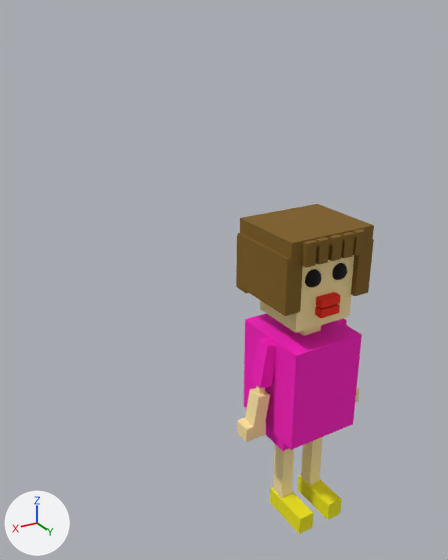
An edit to the FBX model GameTemplate/Game/Assets/modelData/Woman/onna.FBX, drawn before and after from the same camera.
The view is the same before and after, from a camera (50 mm lens) standing at (1.13, 2.31, 1.81) and looking at (-0.33, -0.12, 0.6). Every picture has the same lights, and +X, +Y and +Z are marked at lower left. Where no turn or scale is listed for an object, it has been applied to the vertices.
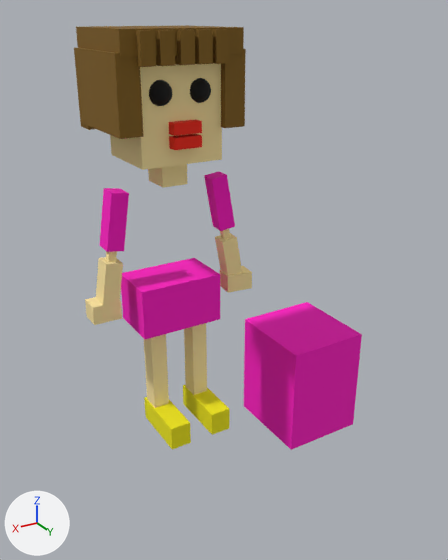
The change in detail:
Object 'Box046' (ob_box046) moves from (-0.865, 0.045, -0.6) to (-0.095, 0.045, 0.306).
Object 'Box068' (ob_box068) moves from (-0.961, -0.024, 0.494) to (-0.192, -0.024, 1.399).
Object 'Box045' (ob_box045) moves from (-0.747, 0.118, -0.265) to (0.023, 0.118, 0.64).
Object 'Box049' (ob_box049) moves from (-0.503, 0.045, 0.136) to (0.267, 0.045, 1.041).
Object 'Box116' (ob_box116) moves from (-1.076, 0.059, -0.246) to (-0.306, 0.059, 0.659).
Object 'Box055' (ob_box055) moves from (-0.43, -0.049, -0.248) to (0.34, -0.049, 0.657).
Object 'Box076' (ob_box076) moves from (-0.742, 0.179, 0.737) to (0.028, 0.179, 1.643).
Object 'Box040' (ob_box040) moves from (-0.746, 0.164, 0.488) to (0.024, 0.164, 1.394).
Object 'Box080' (ob_box080) moves from (-0.587, 0.179, 0.737) to (0.183, 0.179, 1.643).
Object 'Box048' (ob_box048) moves from (-0.869, 0.087, -0.901) to (-0.099, 0.087, 0.004).
Object 'Box047' (ob_box047) moves from (-0.661, 0.087, -0.901) to (0.109, 0.087, 0.004).
Object 'Box079' (ob_box079) moves from (-0.886, 0.179, 0.737) to (-0.117, 0.179, 1.643).
Object 'Sphere003' (ob_sphere003) moves from (-0.658, 0.152, 0.639) to (0.111, 0.152, 1.544).
Object 'Box038' (ob_box038) moves from (-0.746, 0.002, 0.365) to (0.024, 0.002, 1.271).
Object 'Box078' (ob_box078) moves from (-0.661, 0.179, 0.737) to (0.108, 0.179, 1.643).
Object 'Box044' (ob_box044) moves from (-0.657, 0.045, -0.6) to (0.113, 0.045, 0.306).
Object 'Box112' (ob_box112) moves from (-0.524, -0.024, 0.494) to (0.246, -0.024, 1.399).
Object 'Box077' (ob_box077) moves from (-0.814, 0.179, 0.737) to (-0.044, 0.179, 1.643).
Object 'Box041' (ob_box041) moves from (-0.75, -0.063, 0.335) to (0.02, -0.063, 1.24).
Object 'Sphere004' (ob_sphere004) moves from (-0.825, 0.146, 0.639) to (-0.055, 0.146, 1.544).
Object 'Box115' (ob_box115) moves from (-1.059, -0.04, -0.155) to (-0.29, -0.04, 0.751).
Object 'Box050' (ob_box050) moves from (-0.457, 0.045, -0.154) to (0.312, 0.045, 0.751).
Object 'Box074' (ob_box074) moves from (-0.743, -0.208, 0.475) to (0.026, -0.208, 1.38).
Object 'Box114' (ob_box114) moves from (-1.035, -0.022, -0.013) to (-0.265, -0.022, 0.892).
Object 'Box051' (ob_box051) moves from (-0.479, 0.021, -0.013) to (0.29, 0.021, 0.892).
Object 'Box039' (ob_box039) moves from (-0.746, 0.164, 0.434) to (0.024, 0.164, 1.339).
Object 'Box072' (ob_box072) moves from (-0.994, -0.025, 0.814) to (-0.224, -0.025, 1.719).
Object 'Box113' (ob_box113) moves from (-1.015, -0.054, 0.136) to (-0.245, -0.054, 1.041).

What differs and where, as boxes (x1, y1, x2, y2) in the pictures (448 x 560 px):
'Box038', moved
    before: (260, 255, 354, 333)
    after: (110, 63, 222, 170)
'Box112', moved
    before: (237, 233, 303, 316)
    after: (74, 48, 143, 139)
'Box045', moved
    before: (266, 427, 290, 451)
    after: (121, 258, 220, 339)
'Box072', moved
    before: (240, 204, 374, 262)
    after: (76, 25, 244, 58)
'Box068', moved
    before: (351, 239, 374, 296)
    after: (221, 49, 246, 128)
'Box049', moved
    before: (251, 338, 276, 388)
    after: (100, 188, 129, 252)
'Box047', moved
    before: (270, 487, 313, 534)
    after: (144, 397, 191, 449)
'Box048', moved
    before: (298, 475, 342, 520)
    after: (183, 385, 230, 435)
'Box044', moved
    before: (273, 444, 294, 498)
    after: (144, 334, 169, 408)
'Box046', moved
    before: (301, 437, 323, 485)
    after: (184, 323, 207, 395)
'Box050', moved
    before: (245, 388, 270, 437)
    after: (96, 257, 123, 319)
'Box113', moved
    before: (338, 318, 347, 325)
    after: (204, 171, 235, 231)
'Box080', moved
    before: (301, 240, 317, 268)
    after: (136, 30, 156, 67)
'Box078', moved
    before: (316, 237, 330, 265)
    after: (156, 30, 175, 66)
'Box076', moved
    before: (328, 234, 343, 261)
    after: (175, 30, 195, 65)
'Box077', moved
    before: (341, 232, 355, 258)
    after: (195, 29, 213, 64)
'Box079', moved
    before: (353, 229, 366, 256)
    after: (212, 29, 230, 64)
'Box041', moved
    before: (299, 325, 321, 336)
    after: (148, 164, 187, 188)
'Box055', moved
    before: (237, 418, 266, 442)
    after: (85, 297, 122, 325)
'Box115', moved (not visible before)
    after: (215, 233, 242, 275)
'Box040', moved
    before: (316, 292, 341, 309)
    after: (169, 119, 202, 136)
'Sphere003', moved
    before: (305, 269, 322, 287)
    after: (149, 80, 172, 106)
'Box039', moved
    before: (315, 304, 340, 318)
    after: (169, 134, 202, 150)
'Box116', moved
    before: (355, 388, 359, 402)
    after: (219, 266, 252, 293)
'Sphere004', moved
    before: (332, 263, 347, 280)
    after: (190, 78, 211, 103)
'Box051', moved
    before: (256, 385, 265, 394)
    after: (106, 251, 117, 262)
'Box074', moved
    before: (236, 236, 248, 293)
    after: (81, 123, 95, 130)
'Box114', moved (not visible before)
    after: (220, 229, 230, 239)
